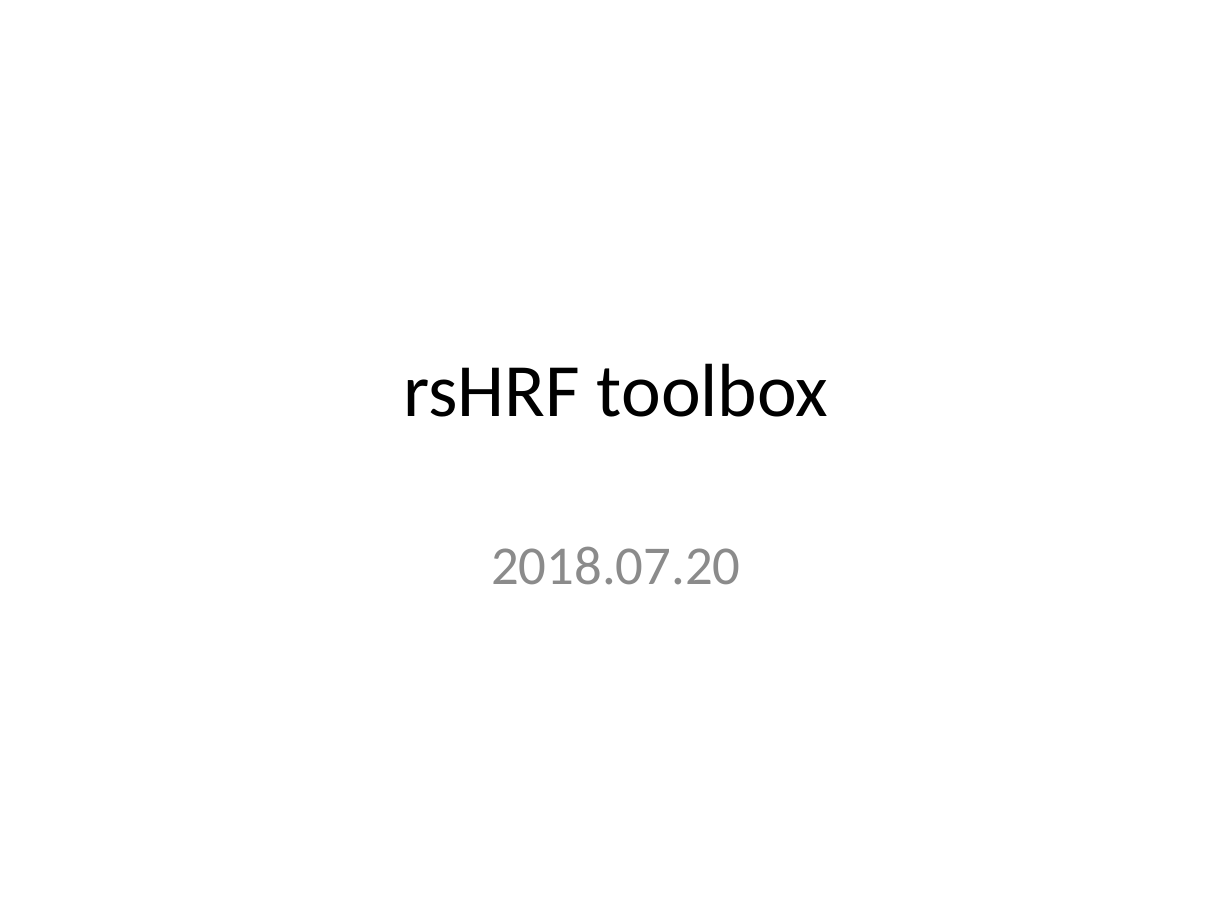
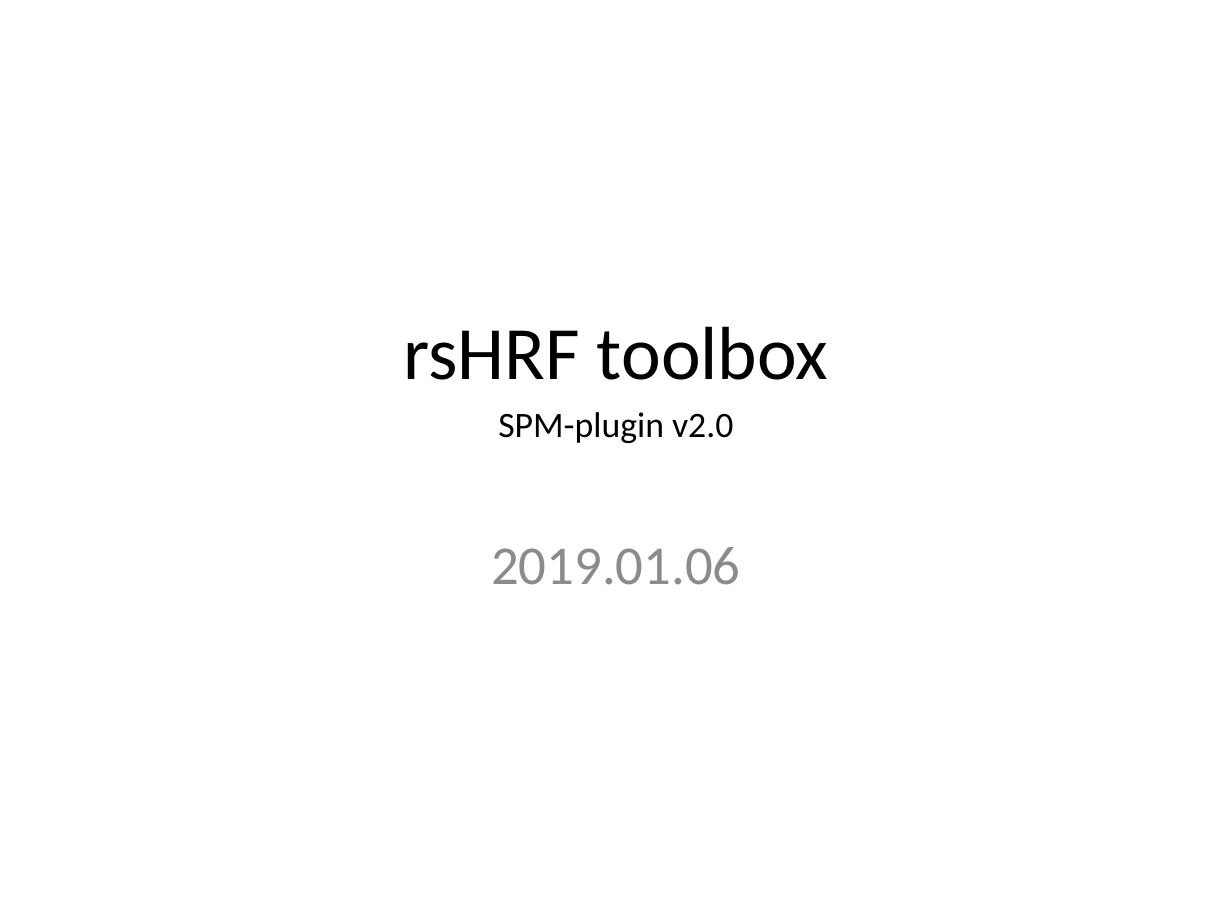
Before and after one commit to compneuro-da/rsHRF, a slide deck: slide 1 of rsHRF_toolbox.pptx. Drawn at 1232x924 pixels with LibreOffice and Linux fonts; fonts in the diff are those of the drawing. Boxes give left, top, right and bottom in pixels: in the first picture for what was removed or moved away, otherwise in the second. Text is boxed around its words. In the diff, an @@ line names an element or a change of style, - is before the commit and + after.

Commit message:
rsHRF SPM-plugin v2.0
add connectivity analysis

```diff
--- a/rsHRF_toolbox.pptx
+++ b/rsHRF_toolbox.pptx
@@ title at box(403, 326, 828, 443): text changed; size 44 to 36 pt @@
-rsHRF toolbox
+rsHRF toolbox
+SPM-plugin v2.0
@@ subtitle at box(491, 547, 741, 585): text changed @@
-2018.07.20
+2019.01.06
```
Also in this commit, not shown: 6 other slides changed, 20 slides added, 3 slides removed, 10 other files.
